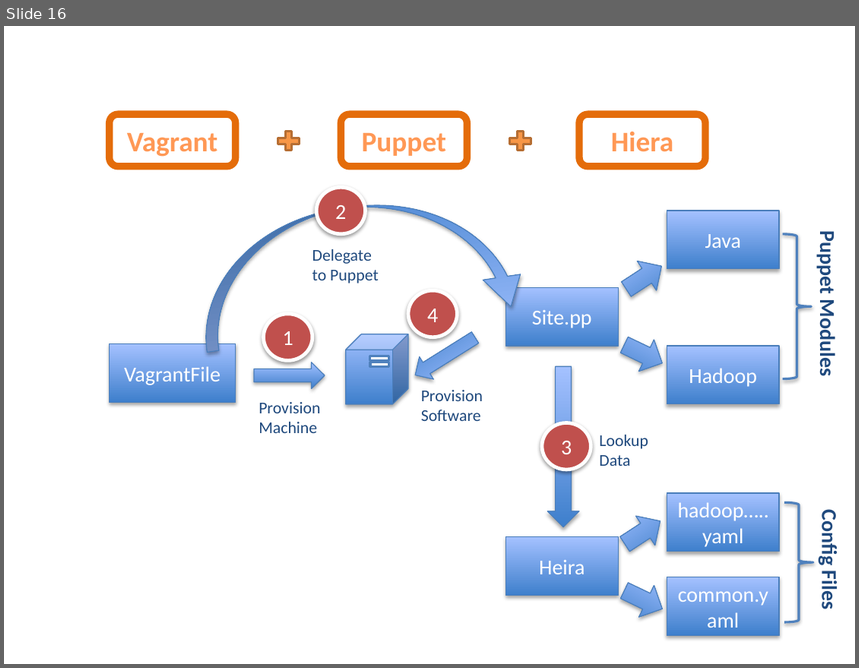
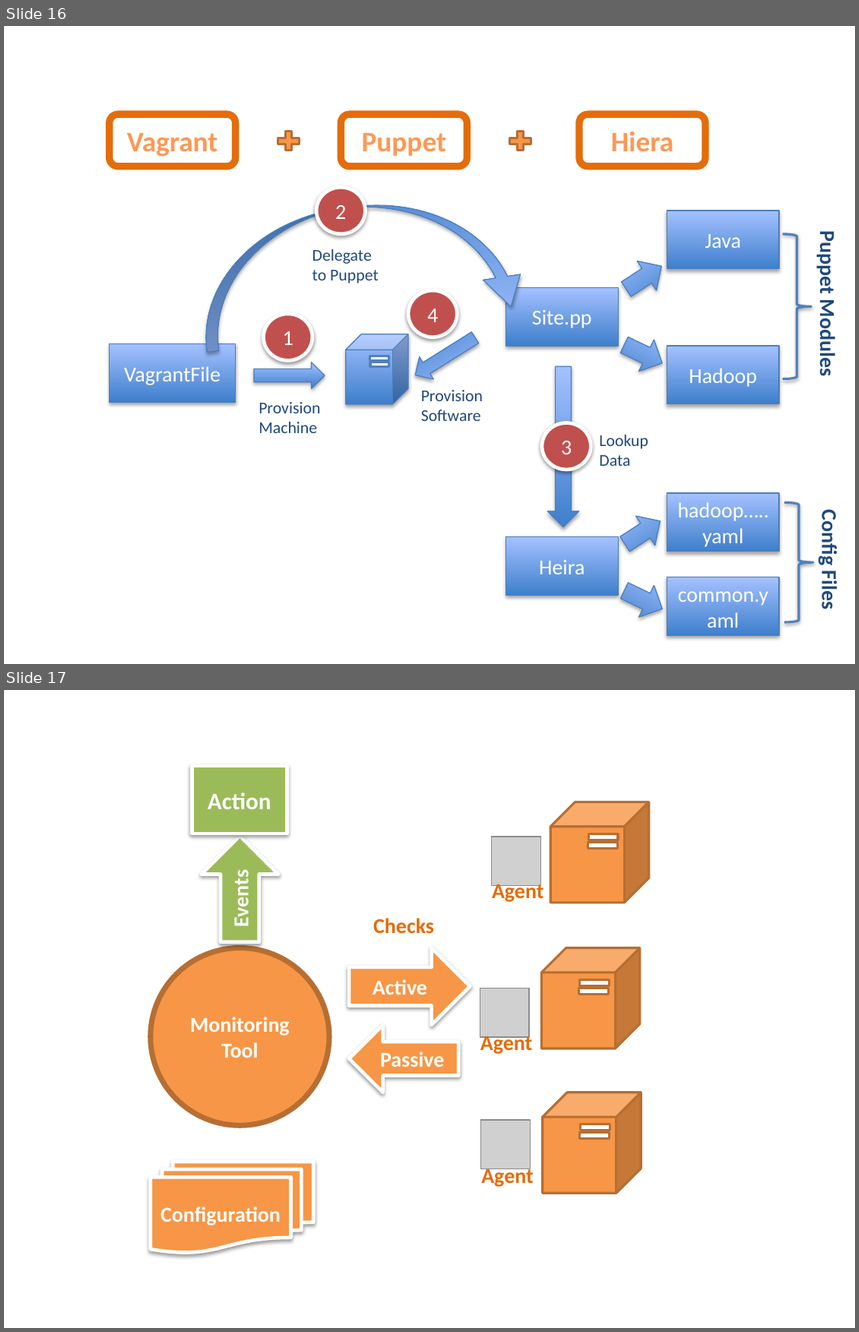
Before and after one commit to rohitghatol/devops-getting-started, a slide deck: diagrams/diagrams.pptx. Shown one above the other, each under a label of ours: slide 16 before the commit, slides 16 and 17 after it. The pictures are 859x668 and 859x1332 pixels, drawn with LibreOffice and Linux fonts; fonts in the diff are those of the drawing; grey boxes stand for pictures. Boxes give left, top, right and bottom in pixels: in the first picture for what was removed or moved away, otherwise in the second. Text is boxed around its words. In the diff, an @@ line names an element or a change of style, - is before the commit and + after.

Commit message:
Added Monitoring Slides

```diff
--- a/diagrams/diagrams.pptx
+++ b/diagrams/diagrams.pptx
@@ slide 17 added at box(4, 690, 855, 1328), background #FFFFFF @@
@@ rectangle added at box(192, 766, 287, 833), fill #9BBB59, outline #FFFFFF 3 pt, 20 pt, text #FFFFFF, bold @@
+Action
@@ cube added at box(550, 802, 649, 903), fill #F79646, outline #B76F34 2 pt @@
@@ right arrow added at box(202, 836, 279, 942), fill #9BBB59, outline #FFFFFF 3 pt, 18 pt, text #FFFFFF, bold @@
+Events
@@ picture added at box(492, 837, 541, 886) @@
@@ rectangle added at box(588, 842, 618, 848), fill #FFFFFF, outline #B76F34 2 pt @@
@@ rectangle added at box(588, 834, 619, 840), fill #FFFFFF, outline #B76F34 2 pt @@
@@ text added at box(492, 881, 544, 904), 18 pt, text #E46C0A, bold @@
+Agent
@@ text added at box(373, 918, 434, 934), 18 pt, text #E46C0A, bold @@
+Checks
@@ ellipse added at box(151, 948, 329, 1125), fill #F79646, outline #B76F34 4.5 pt, 18 pt, text #FFFFFF, bold @@
+Monitoring Tool
@@ right arrow added at box(350, 948, 471, 1025), fill #F79646, outline #FFFFFF 3 pt, 18 pt, text #FFFFFF, bold @@
+Active
@@ cube added at box(542, 948, 641, 1049), fill #F79646, outline #B76F34 2 pt @@
@@ rectangle added at box(579, 980, 609, 986), fill #FFFFFF, outline #B76F34 2 pt @@
@@ picture added at box(480, 988, 529, 1037) @@
@@ rectangle added at box(579, 988, 608, 994), fill #FFFFFF, outline #B76F34 2 pt @@
@@ left arrow added at box(350, 1025, 459, 1093), fill #F79646, outline #FFFFFF 3 pt, 18 pt, text #FFFFFF, bold @@
+Passive
@@ text added at box(481, 1033, 532, 1056), 18 pt, text #E46C0A, bold @@
+Agent
@@ cube added at box(543, 1093, 642, 1193), fill #F79646, outline #B76F34 2 pt @@
@@ picture added at box(481, 1120, 531, 1170) @@
@@ rectangle added at box(580, 1124, 610, 1130), fill #FFFFFF, outline #B76F34 2 pt @@
@@ rectangle added at box(580, 1132, 610, 1138), fill #FFFFFF, outline #B76F34 2 pt @@
@@ flow chart multidocument added at box(151, 1161, 314, 1252), fill #F79646, outline #FFFFFF 3 pt, 18 pt, text #FFFFFF, bold @@
+Configuration
@@ text added at box(481, 1166, 533, 1187), 18 pt, text #E46C0A, bold @@
+Agent
```
Also in this commit, not shown: 1 other slide added, 3 other files.
